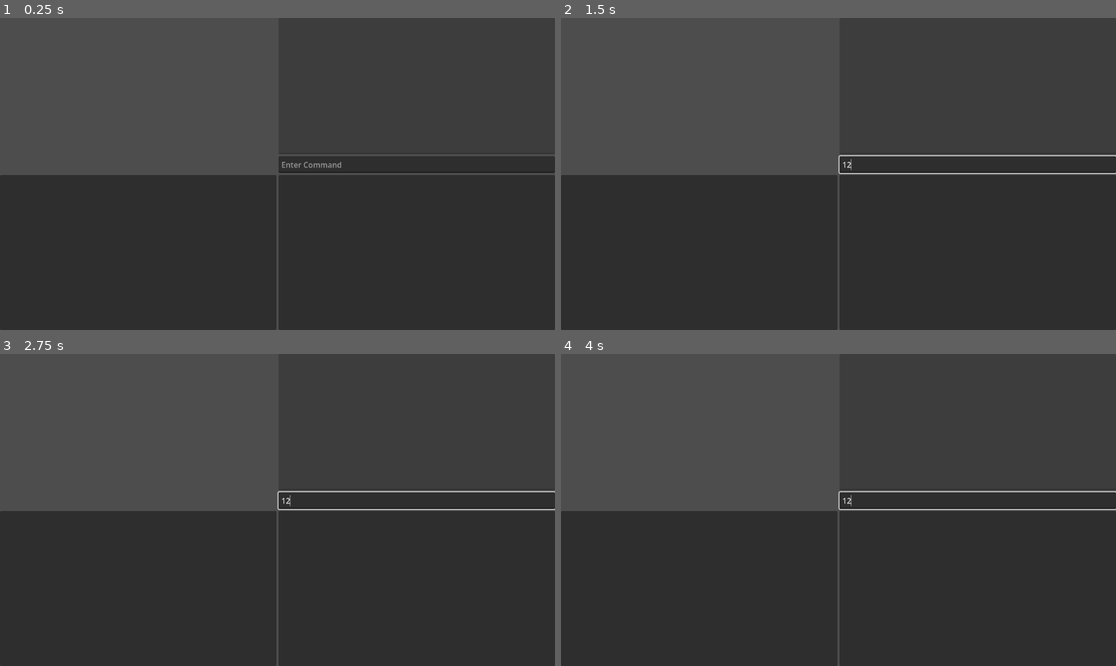
Above: before the commit, frames 1-4 (two rows, left to right).
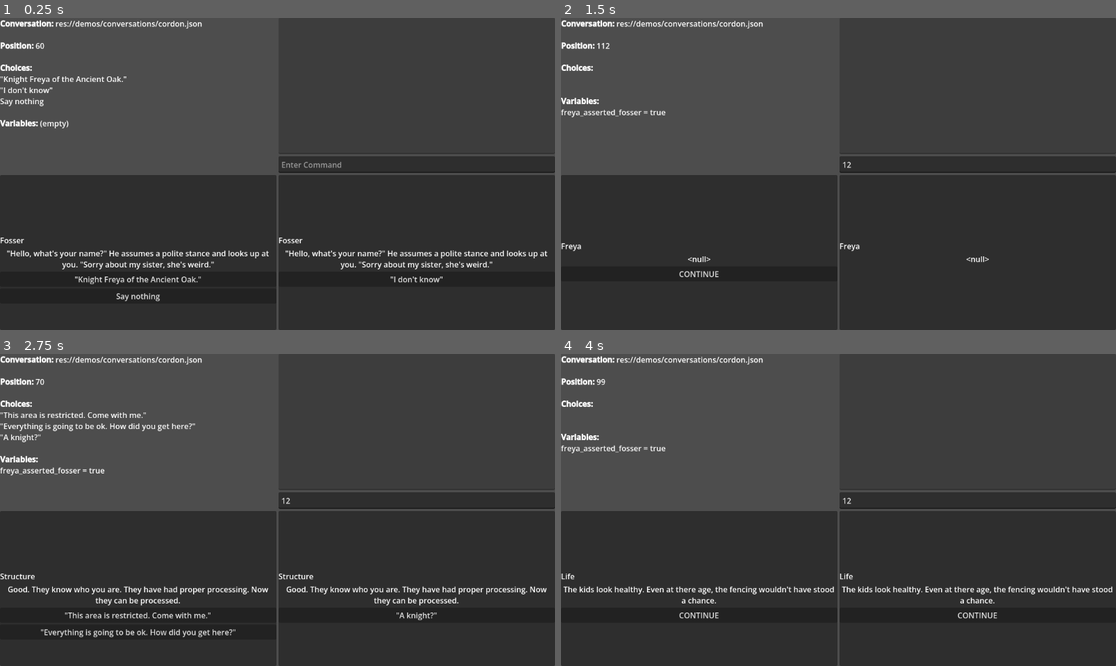
Above: after the commit, the same moments.

Repository: Roboticy3/Louder
Game: Godot game, scene res://proto_simulator/proto_simulator_wrapper.tscn
The game is run twice, just before and just after one commit, with the same random seed, the same clock (stepped at 60 frames per second) and the same inputs. This scene is started directly instead of the project's main scene.
Inputs (mouse positions are in pixels of both pictures, inside the frame that each line leads up to):
- Up to frame 1 (0.25 s): no input
- Up to frame 2 (1.5 s): click (977, 164) at 0.52 s; type "12" at 0.6 s; click (699, 280) at 1.25 s, where only the run after the commit has a clickable "'Knight Freya of the Ancient …"
- Up to frame 3 (2.75 s): click (138, 609) at 2 s, where only the run after the commit has a clickable "CONTINUE"
- Up to frame 4 (4 s): click (699, 631) at 2.75 s, where only the run after the commit has a clickable "'Everything is going to be ok…"; click (699, 609) at 3.5 s, where only the run after the commit has a clickable "CONTINUE"

The runs differ from the first frame. In frame 1, 3.0% of the frame differs, in the area x 0-99%, y 0-91%; in frame 2, 1.6%; in frame 3, 3.9%, in the area x 0-100%, y 0-91%; in frame 4, 2.6%.

Commit message:
add small debugger to proto simulator

Diff:
--- a/editor/proto_simulator/proto_simulator_ui_mockup.tscn
+++ b/editor/proto_simulator/proto_simulator_ui_mockup.tscn
@@ -12,30 +12,40 @@
 grow_vertical = 2
 script = ExtResource("1_uy6tw")
 
-[node name="GridContainer" type="GridContainer" parent="." unique_id=1697010069]
+[node name="VBoxContainer" type="VBoxContainer" parent="." unique_id=1833103687]
 layout_mode = 1
 anchors_preset = 15
 anchor_right = 1.0
 anchor_bottom = 1.0
-offset_top = 390.0
 grow_horizontal = 2
 grow_vertical = 2
 
-[node name="speaker" type="RichTextLabel" parent="GridContainer" unique_id=1876214056 groups=["ui_component"]]
+[node name="Control" type="Control" parent="VBoxContainer" unique_id=1690736312]
 layout_mode = 2
+size_flags_vertical = 3
+
+[node name="GridContainer" type="GridContainer" parent="VBoxContainer" unique_id=1697010069]
+layout_mode = 2
+
+[node name="speaker" type="RichTextLabel" parent="VBoxContainer/GridContainer" unique_id=1876214056 groups=["ui_component"]]
+layout_mode = 2
+size_flags_horizontal = 3
+size_flags_vertical = 3
 fit_content = true
 
-[node name="text" type="RichTextLabel" parent="GridContainer" unique_id=381995481 groups=["ui_component"]]
+[node name="text" type="RichTextLabel" parent="VBoxContainer/GridContainer" unique_id=381995481 groups=["ui_component"]]
 layout_mode = 2
+size_flags_horizontal = 3
+size_flags_vertical = 3
 fit_content = true
 horizontal_alignment = 1
 
-[node name="ScrollContainer" type="ScrollContainer" parent="GridContainer" unique_id=1469000067]
+[node name="ScrollContainer" type="ScrollContainer" parent="VBoxContainer" unique_id=1469000067]
 layout_mode = 2
 size_flags_horizontal = 3
 size_flags_vertical = 3
 
-[node name="VBoxContainer" type="VBoxContainer" parent="GridContainer/ScrollContainer" unique_id=939691478 groups=["ui_component"]]
+[node name="VBoxContainer" type="VBoxContainer" parent="VBoxContainer/ScrollContainer" unique_id=939691478 groups=["ui_component"]]
 layout_mode = 2
 size_flags_horizontal = 3
 script = ExtResource("2_ctnr")
--- a/editor/proto_simulator/proto_simulator_wrapper.tscn
+++ b/editor/proto_simulator/proto_simulator_wrapper.tscn
@@ -6,6 +6,7 @@
 [ext_resource type="Script" uid="uid://b8jjbbtjemx6g" path="res://proto_simulator/ps_config.gd" id="4_63mts"]
 [ext_resource type="PackedScene" uid="uid://dfuvngpcvkh4u" path="res://proto_simulator/proto_simulator_ui_mockup.tscn" id="4_hwksk"]
 [ext_resource type="Script" uid="uid://gm3kj8xc3cel" path="res://proto_simulator/ps_command_line.gd" id="6_6fql2"]
+[ext_resource type="Script" uid="uid://dnttvqwd8iavc" path="res://proto_simulator/ps_debug_info.gd" id="7_debug"]
 
 [node name="ProtoSimulatorWrapper" type="Node" unique_id=331396007]
 
@@ -36,9 +37,12 @@
 grow_vertical = 2
 columns = 2
 
-[node name="RichTextLabel" type="RichTextLabel" parent="CanvasLayer/Grid" unique_id=1023735506]
+[node name="RichTextLabel" type="RichTextLabel" parent="CanvasLayer/Grid" unique_id=1023735506 node_paths=PackedStringArray("simulator")]
 layout_mode = 2
+bbcode_enabled = true
 fit_content = true
+script = ExtResource("7_debug")
+simulator = NodePath("../../../PSSimulator")
 
 [node name="Control" type="Control" parent="CanvasLayer/Grid" unique_id=1049670308]
 layout_mode = 2
--- /dev/null
+++ b/editor/proto_simulator/ps_debug_info.gd
@@ -0,0 +1,38 @@
+extends RichTextLabel
+
+@export var simulator: PSSimulator
+
+@export var show_conversation := true
+@export var show_position := true
+@export var show_choices := true
+@export var show_variables := true
+
+func _ready() -> void:
+	if not simulator:
+		return
+	if not simulator.is_node_ready():
+		await simulator.ready
+	simulator.choice_made.connect(update)
+	update()
+
+func update() -> void:
+	if not simulator:
+		text = "No simulator assigned."
+		return
+	var parts: PackedStringArray = []
+	if show_conversation:
+		parts.append("[b]Conversation:[/b] %s" % simulator.conversation_path)
+	if show_position:
+		parts.append("[b]Position:[/b] %s" % str(simulator.get_position()))
+	if show_choices:
+		var raw_choices := simulator.list_choices(null, simulator.position, false)
+		var choice_texts: PackedStringArray = []
+		for c in raw_choices:
+			choice_texts.append(str(c.get("from_choice", "?")))
+		parts.append("[b]Choices:[/b]\n%s" % "\n".join(choice_texts) if choice_texts.size() else "[b]Choices:[/b] (none)")
+	if show_variables and simulator.state:
+		var vars: PackedStringArray = []
+		for key in simulator.state.variables:
+			vars.append("%s = %s" % [key, str(simulator.state.scope._get(key))])
+		parts.append("[b]Variables:[/b]\n%s" % "\n".join(vars) if vars.size() else "[b]Variables:[/b] (empty)")
+	text = "\n\n".join(parts)
Not shown, added: editor/proto_simulator/ps_debug_info.gd.uid
